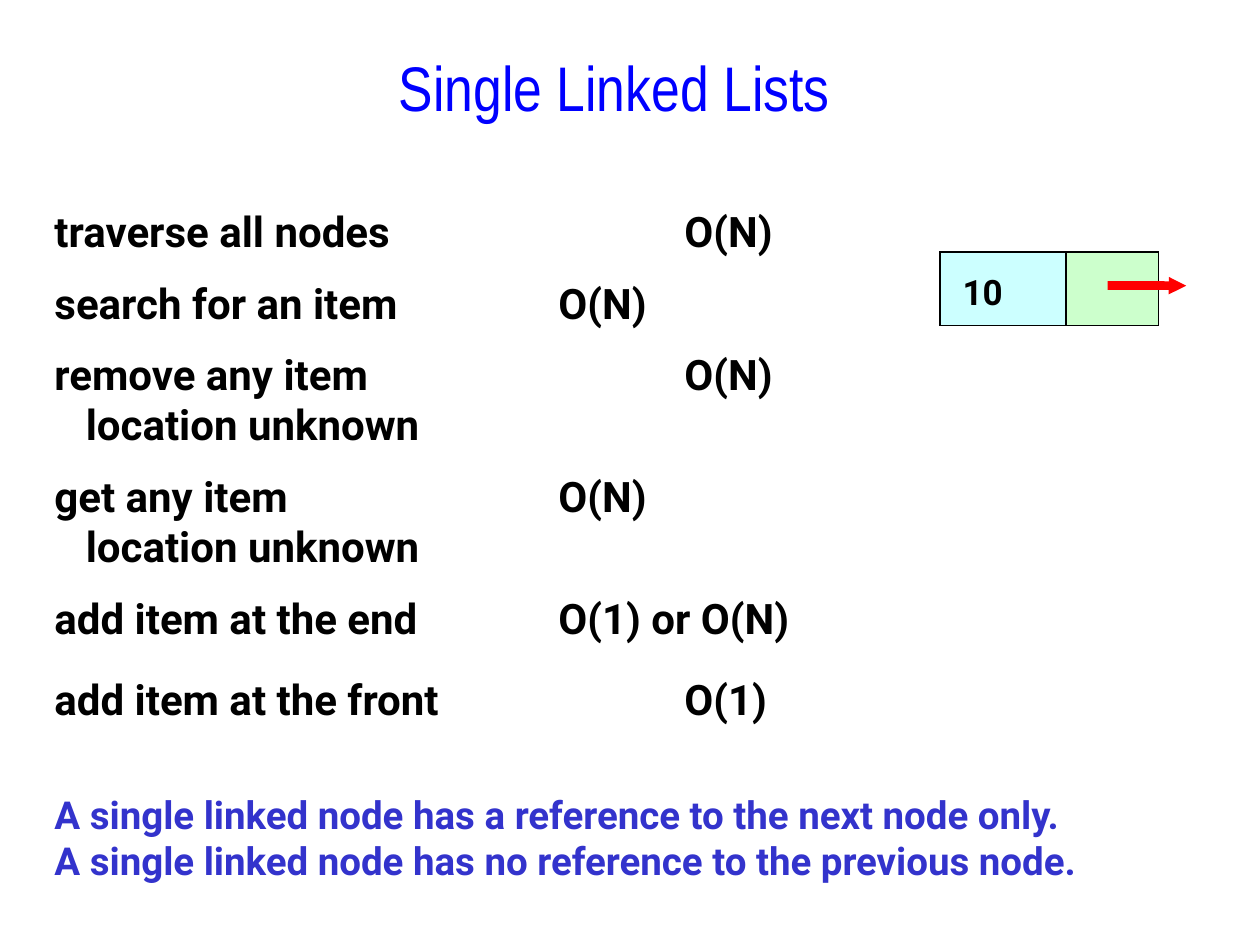
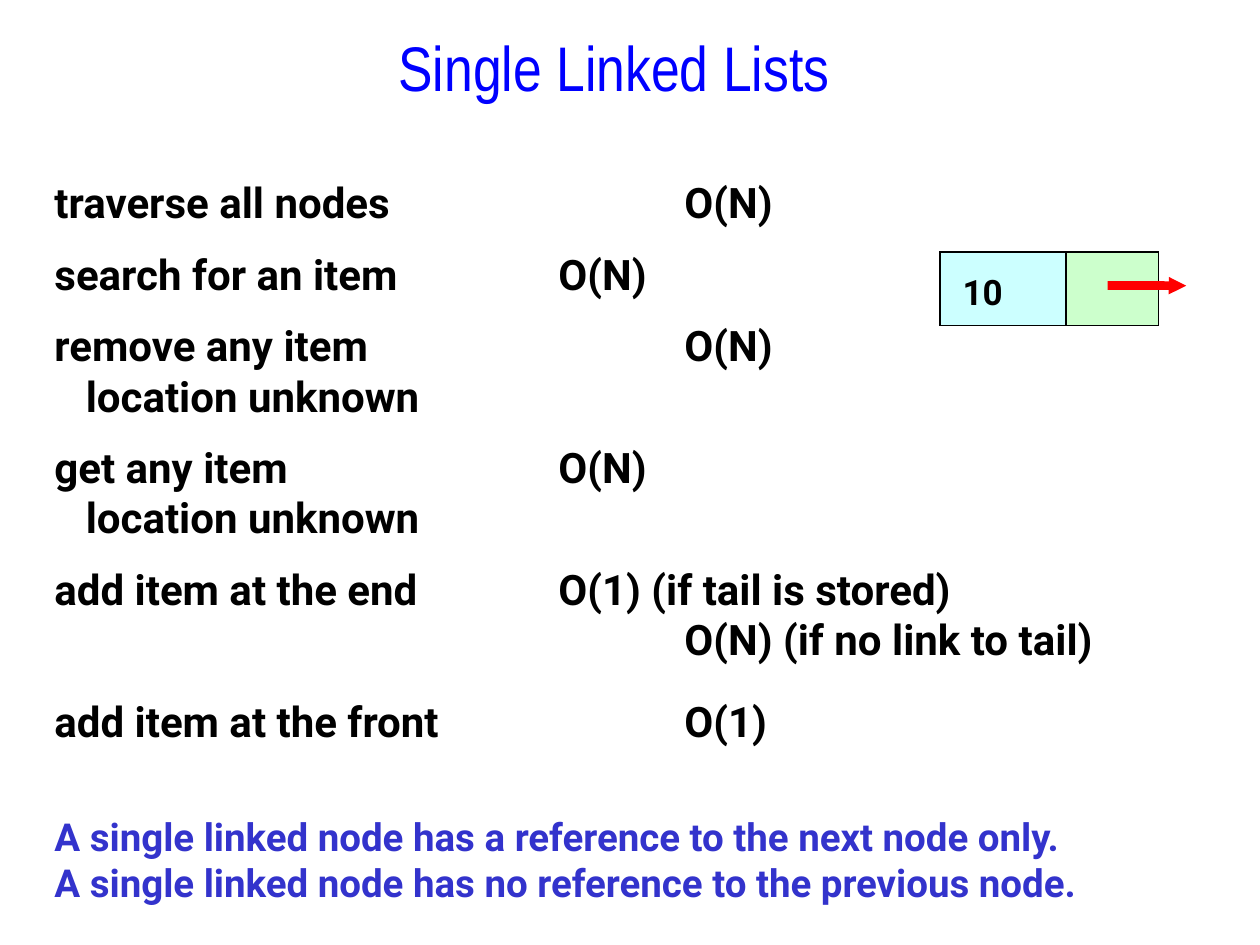
Before and after one commit to Cy-FairCS/cs3, a slide deck: slide 32 of u02b_bigO/notes/Big-O - Intro and Lists.pptx (slide 31 before the commit). Drawn at 1260x945 pixels with LibreOffice and Linux fonts; fonts in the diff are those of the drawing. Boxes give left, top, right and bottom in pixels: in the first picture for what was removed or moved away, otherwise in the second. Text is boxed around its words. In the diff, an @@ line names an element or a change of style, - is before the commit and + after.

```diff
--- a/u02b_bigO/notes/Big-O - Intro and Lists.pptx
+++ b/u02b_bigO/notes/Big-O - Intro and Lists.pptx
@@ text "Single Linked Lists": place and size @@
-text "Single Linked Lists" at box(399, 65, 829, 122)
+text "Single Linked Lists" at box(399, 45, 829, 103)
@@ text "traverse all nodes O(N)": place and size @@
-text "traverse all nodes O(N)" at box(54, 214, 1076, 883)
+text "traverse all nodes O(N)" at box(54, 185, 1093, 905)
@@ text at box(54, 572, 1093, 664): text changed @@
-add item at the end O(1) or O(N)
+add item at the end O(1) (if tail is stored)
+O(N) (if no link to tail)
```
Also in this commit, not shown: 7 other slides changed, 6 slides added, 6 slides removed.
